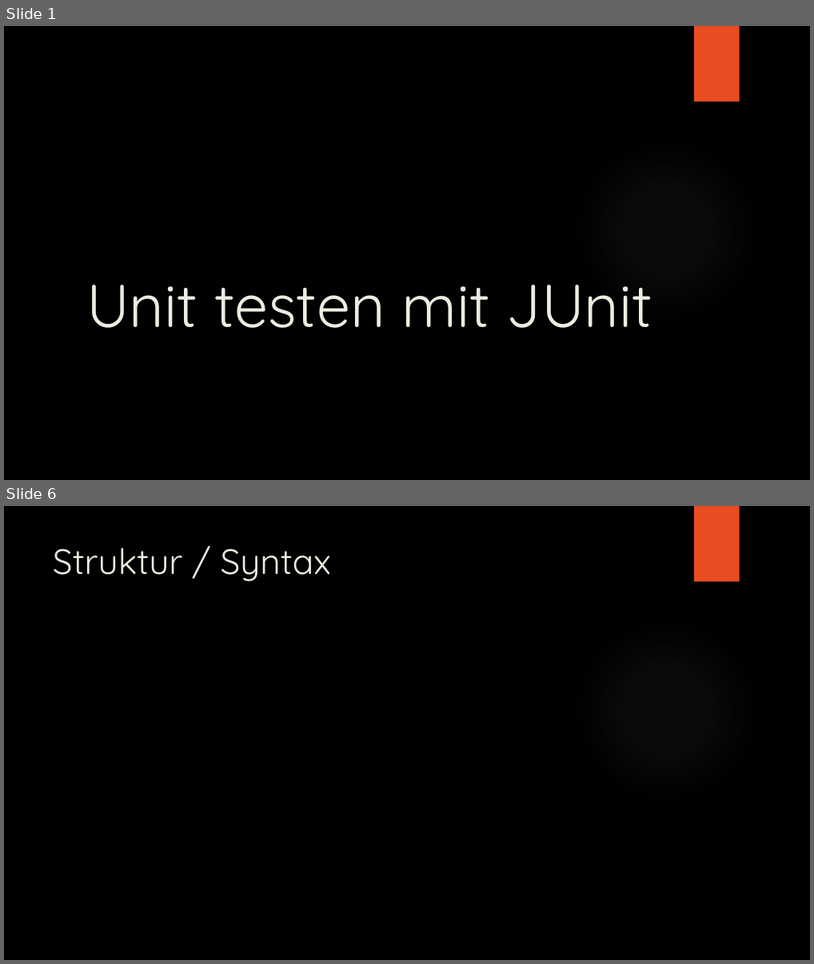
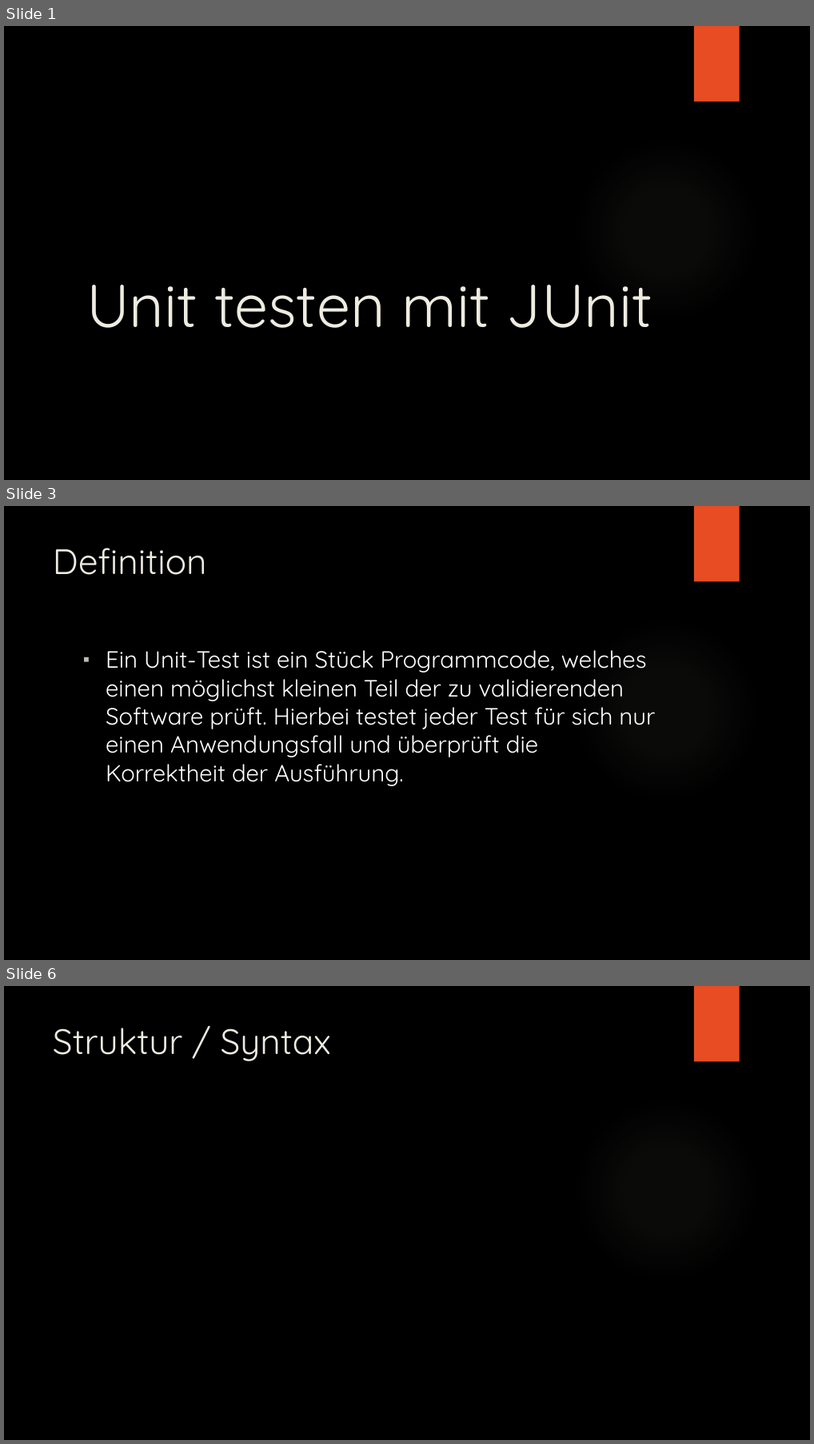
Before and after one commit to Ratnar/Tesint-with-JUnit, a slide deck: Präsentation/Unit testen mit JUnit.pptx. Shown one above the other, each under a label of ours: slides 1 and 6 before the commit, slides 1, 3 and 6 after it; the slides between them are not shown. The pictures are 814x964 and 814x1444 pixels, drawn with LibreOffice and Linux fonts; fonts in the diff are those of the drawing; background and template pictures are left out. Boxes give left, top, right and bottom in pixels: in the first picture for what was removed or moved away, otherwise in the second. Text is boxed around its words. In the diff, an @@ line names an element or a change of style, - is before the commit and + after.

```diff
--- a/Präsentation/Unit testen mit JUnit.pptx
+++ b/Präsentation/Unit testen mit JUnit.pptx
@@ slide 3 added at (x1=4, y1=506, x2=810, y2=960), background picture (left out); not listed: 2 template elements that a slide beside it also shows @@
@@ title added at (x1=53, y1=548, x2=207, y2=575), 42 pt, text #EEECE1 @@
+Definition
@@ text added at (x1=106, y1=650, x2=655, y2=786), 28 pt, text #FFFFFF @@
+▪ Ein Unit-Test ist ein Stück Programmcode, welches einen möglichst kleinen Teil der zu validierenden Software prüft. Hierbei testet jeder Test für sich nur einen Anwendungsfall und überprüft die Korrektheit der Ausführung.
```
Also in this commit, not shown: 4 slides changed, 3 other slides added, 2 slides removed, 9 other files.
